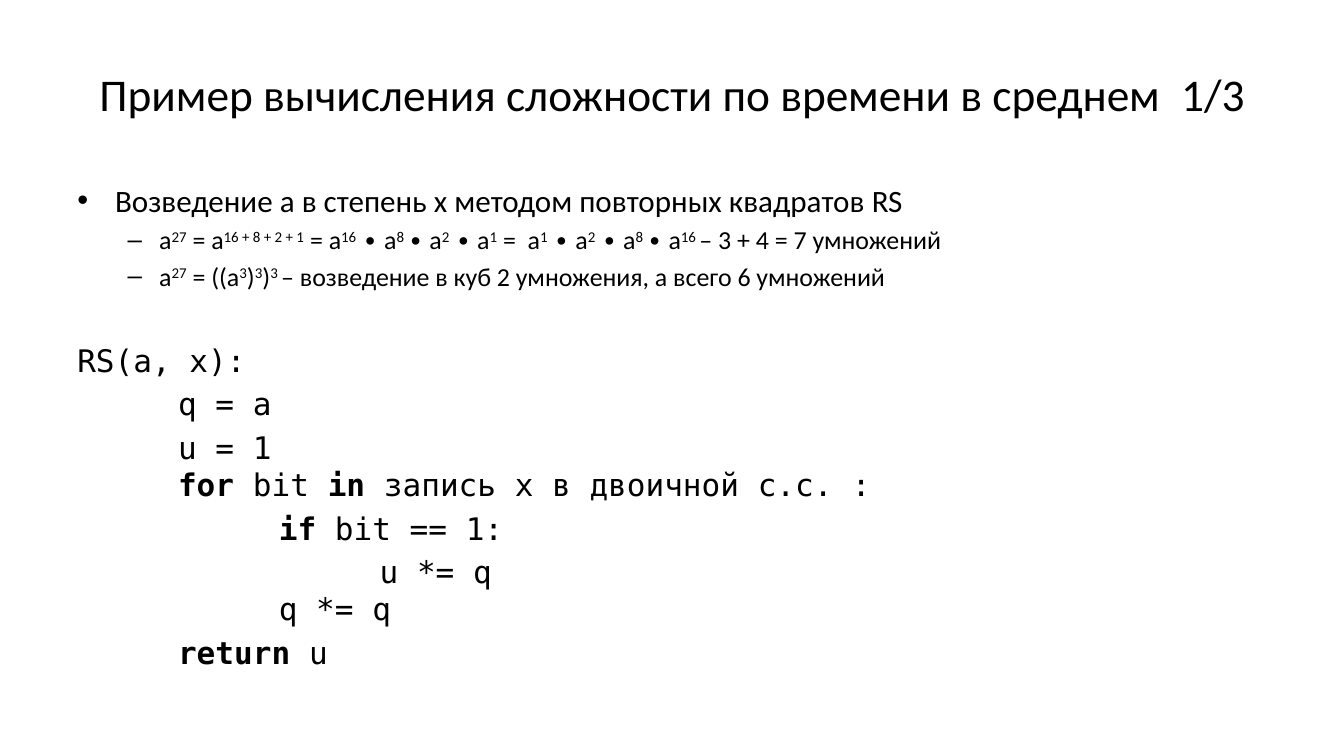
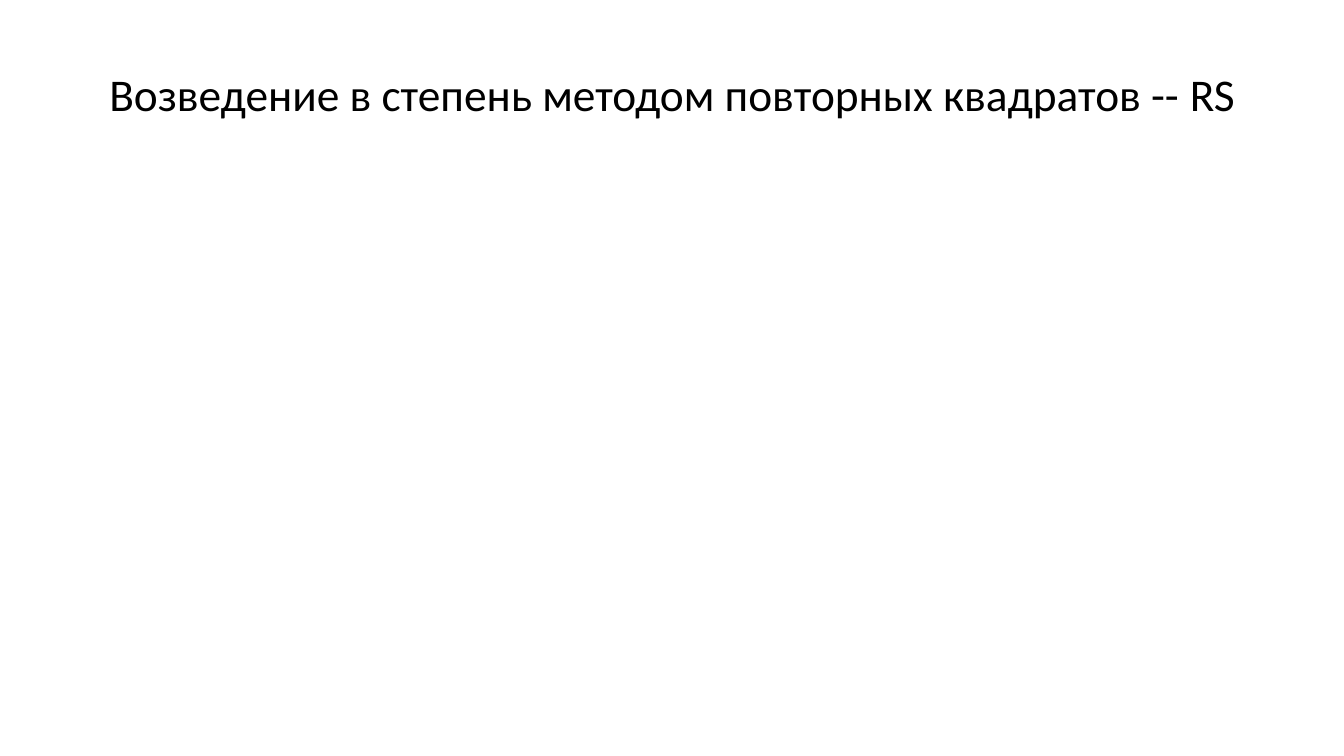
Before and after one commit to Evgueni-Petrov-aka-espetrov/Algorithms-and-Programming-in-C-pptx, a slide deck: slide 49 of 22 Оценка сложности вычислительных алгоритмов.pptx (slide 12 before the commit). Drawn at 1344x756 pixels with LibreOffice and Linux fonts; fonts in the diff are those of the drawing. Boxes give left, top, right and bottom in pixels: in the first picture for what was removed or moved away, otherwise in the second. Text is boxed around its words. In the diff, an @@ line names an element or a change of style, - is before the commit and + after.

Commit message:
исправил дерево трасс; добавил пример вычисления сложности для языка Си; разбил на слои

```diff
--- a/22 Оценка сложности вычислительных алгоритмов.pptx
+++ b/22 Оценка сложности вычислительных алгоритмов.pptx
@@ title at [109,81,1235,119]: text changed @@
-Пример вычисления сложности по времени в среднем 1/3
+Возведение в степень методом повторных квадратов -- RS
@@ text removed at [77,192,941,665] @@
-• Возведение a в степень x методом повторных квадратов RS
-  – a27 = a16 + 8 + 2 + 1 = a16 ∙ a8 ∙ a2 ∙ a1 = a1 ∙ a2 ∙ a8 ∙ a16 – 3 + 4 = 7 умножений
-  – a27 = ((a3)3)3 – возведение в куб 2 умножения, а всего 6 умножений
-RS(a, x):
-q = a
-u = 1
-for bit in запись х в двоичной с.с. :
-if bit == 1:
-u *= q
-q *= q
-return u
```
Also in this commit, not shown: 23 other slides changed, 112 slides added.
